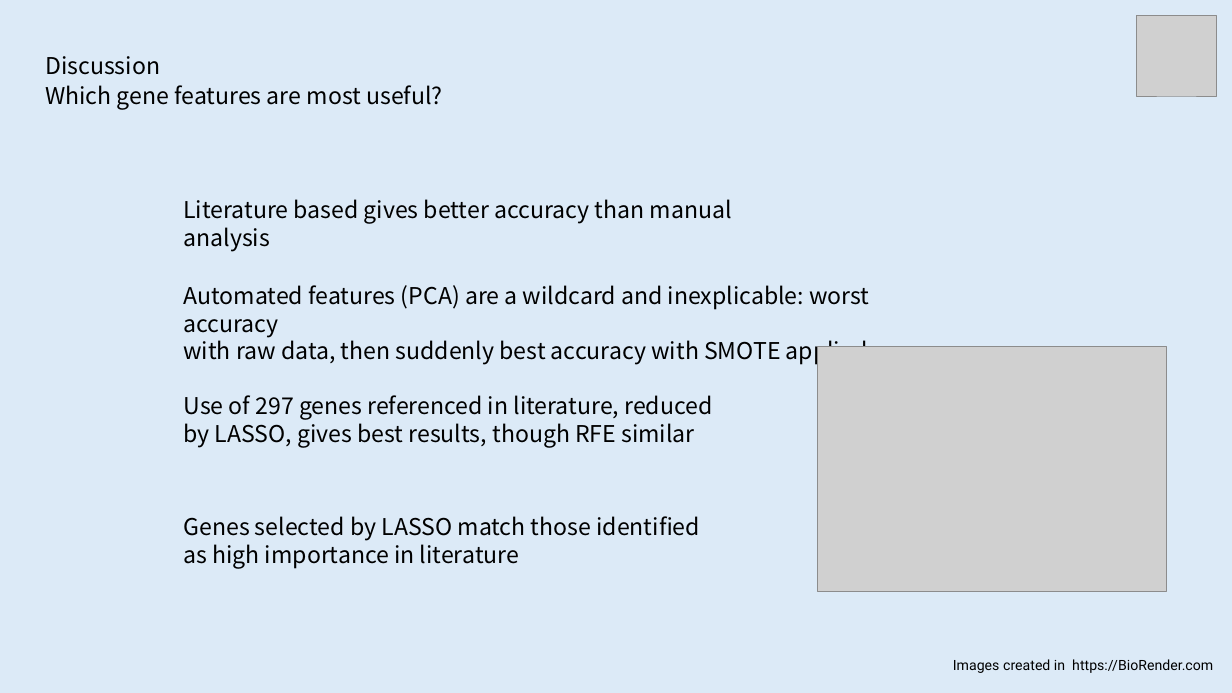
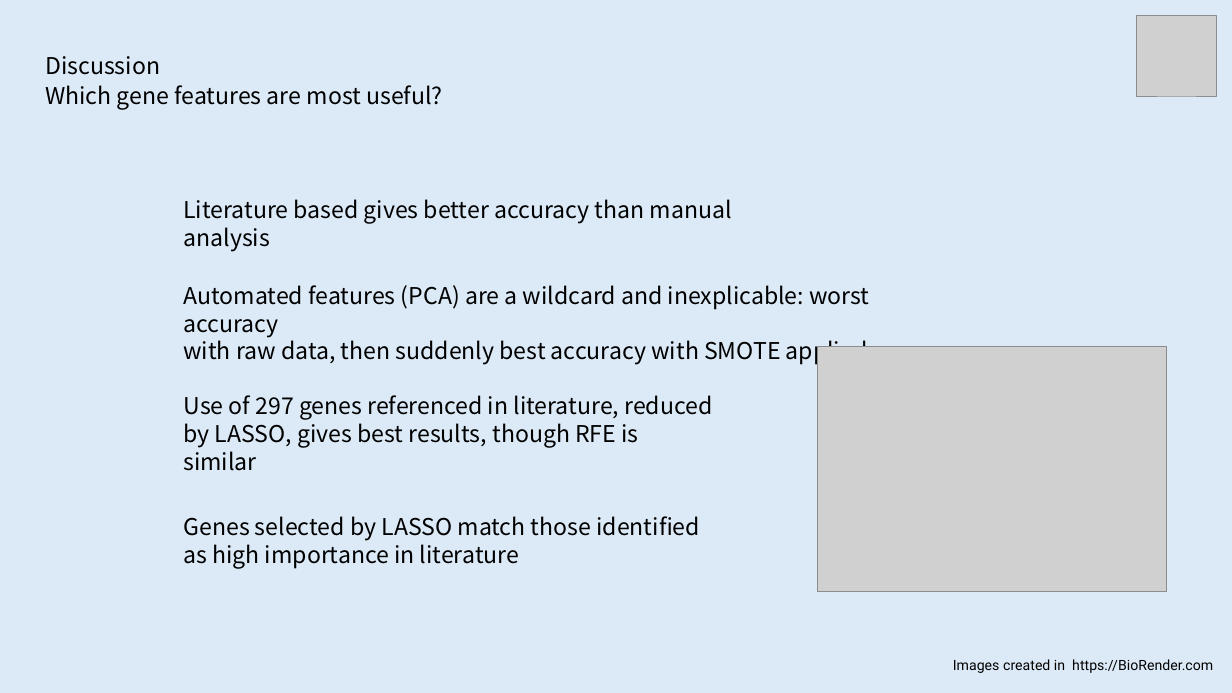
Before and after one commit to rhlt/tnbc, a slide deck: slide 17 of CapstoneProject_FinalPresentation.pptx (slide 18 before the commit). Drawn at 1232x693 pixels with LibreOffice and Linux fonts; fonts in the diff are those of the drawing; grey boxes stand for pictures. Boxes give left, top, right and bottom in pixels: in the first picture for what was removed or moved away, otherwise in the second. Text is boxed around its words. In the diff, an @@ line names an element or a change of style, - is before the commit and + after.

```diff
--- a/CapstoneProject_FinalPresentation.pptx
+++ b/CapstoneProject_FinalPresentation.pptx
@@ text at [183, 395, 712, 471]: text changed @@
-Use of 297 genes referenced in literature, reduced by LASSO, gives best results, though RFE similar
+Use of 297 genes referenced in literature, reduced by LASSO, gives best results, though RFE is similar
```
Also in this commit, not shown: 3 other slides changed, 1 slide removed.
